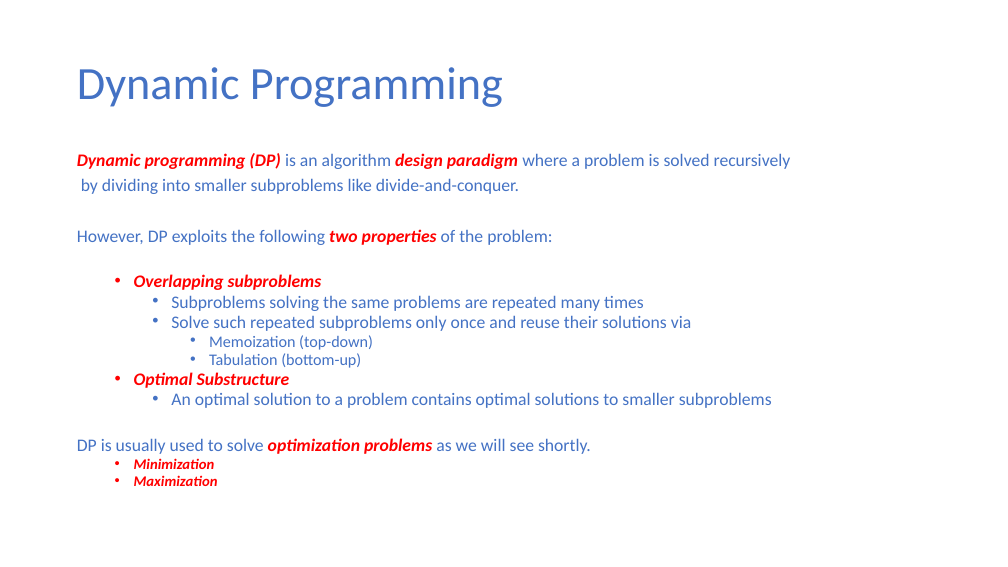
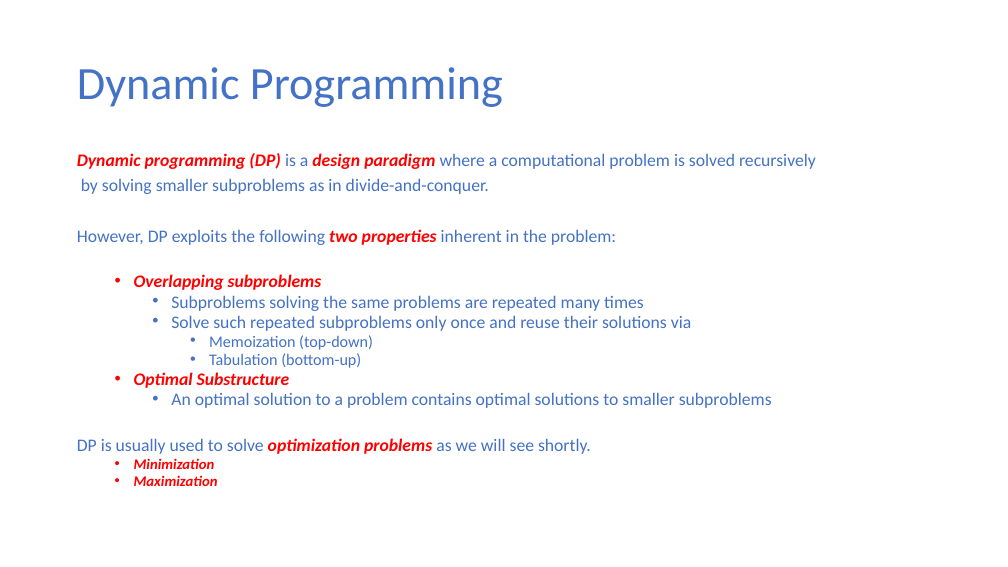
Before and after one commit to ekkapotc/EA, a slide deck: slide 13 of Lectures/Lecture 7.pptx. Drawn at 1008x567 pixels with LibreOffice and Linux fonts; fonts in the diff are those of the drawing. Boxes give left, top, right and bottom in pixels: in the first picture for what was removed or moved away, otherwise in the second. Text is boxed around its words. In the diff, an @@ line names an element or a change of style, - is before the commit and + after.

```diff
--- a/Lectures/Lecture 7.pptx
+++ b/Lectures/Lecture 7.pptx
@@ text at (77, 153, 816, 245): text changed @@
-Dynamic programming (DP) is an algorithm design paradigm where a problem is solved recursively
-by dividing into smaller subproblems like divide-and-conquer.
-However, DP exploits the following two properties of the problem:
+Dynamic programming (DP) is a design paradigm where a computational problem is solved recursively
+by solving smaller subproblems as in divide-and-conquer.
+However, DP exploits the following two properties inherent in the problem:
```
Also in this commit, not shown: 8 other slides changed, 2 slides removed, 1 other file.
